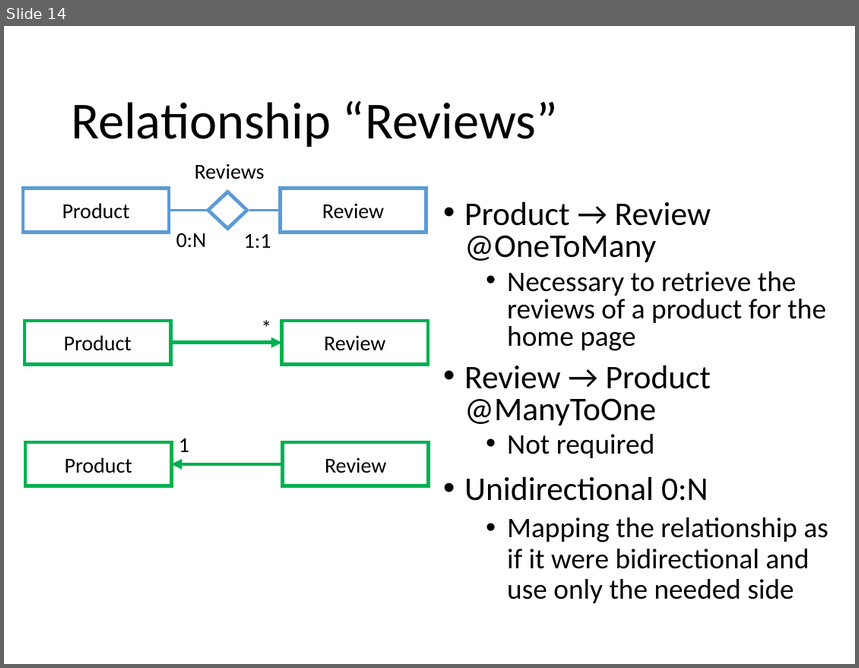
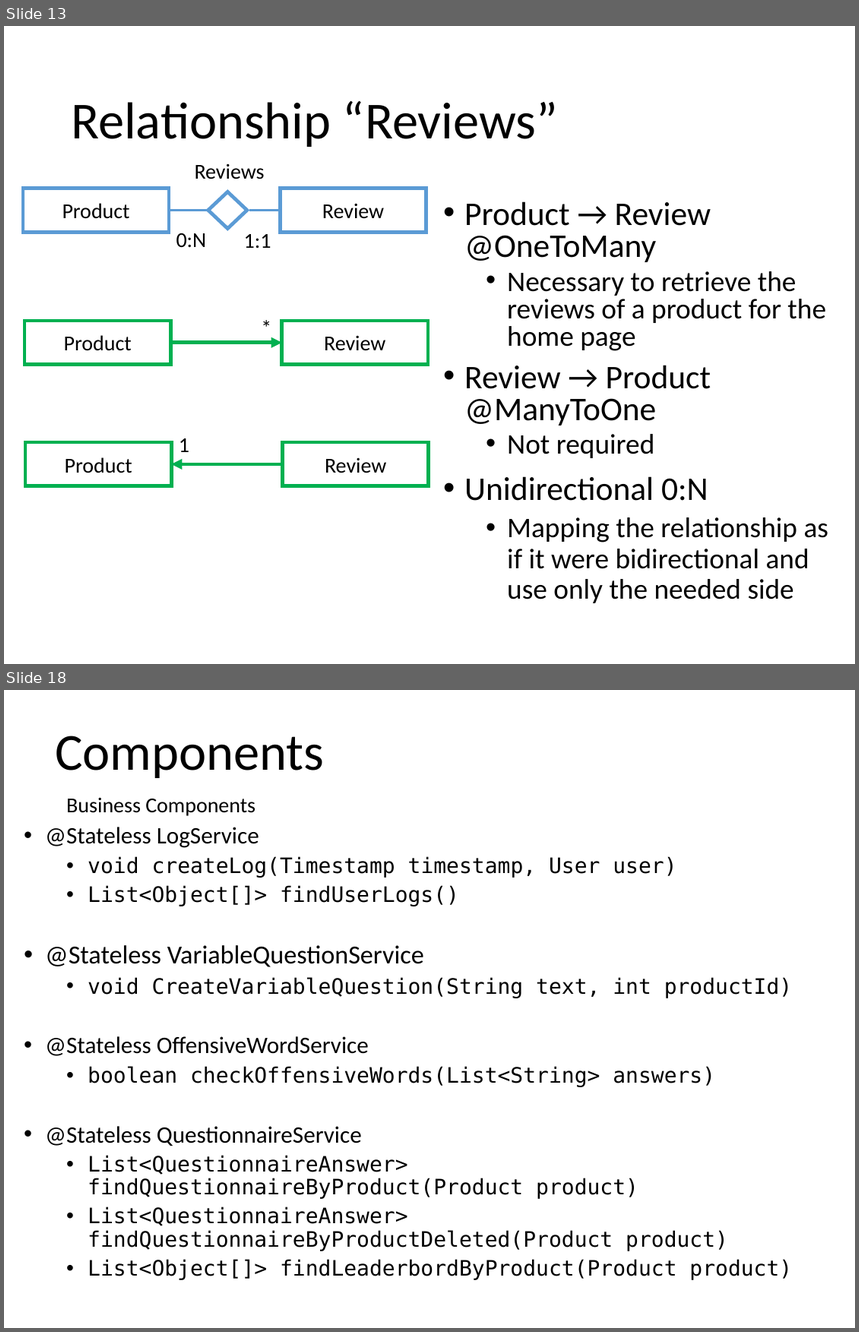
Before and after one commit to riccardo-nannini/Gamified-Marketing-Application, a slide deck: DD.pptx. Shown one above the other, each under a label of ours: slide 14 before the commit, slides 13 and 18 after it; the slides between them are not shown. The pictures are 859x668 and 859x1332 pixels, drawn with LibreOffice and Linux fonts; fonts in the diff are those of the drawing. Boxes give left, top, right and bottom in pixels: in the first picture for what was removed or moved away, otherwise in the second. Text is boxed around its words. In the diff, an @@ line names an element or a change of style, - is before the commit and + after.

```diff
--- a/DD.pptx
+++ b/DD.pptx
@@ slide 18 added at [4,690,855,1328], background #FFFFFF @@
@@ title added at [55,736,324,778], 44 pt, text #000000 @@
+Components
@@ text added at [45,797,793,1281], 18 pt, text #000000 @@
+Business Components
+  • @Stateless LogService
+    • void createLog(Timestamp timestamp, User user)
+    • List<Object[]> findUserLogs()
+  • @Stateless VariableQuestionService
+    • void CreateVariableQuestion(String text, int productId)
+  • @Stateless OffensiveWordService
+    • boolean checkOffensiveWords(List<String> answers)
+  • @Stateless QuestionnaireService
+    • List<QuestionnaireAnswer> findQuestionnaireByProduct(Product product)
+    • List<QuestionnaireAnswer> findQuestionnaireByProductDeleted(Product product)
+    • List<Object[]> findLeaderbordByProduct(Product product)
@@ what was slide 14 is now slide 13 @@
```
Also in this commit, not shown: 8 slides changed, 3 other slides added, 2 slides removed, 14 other files.
